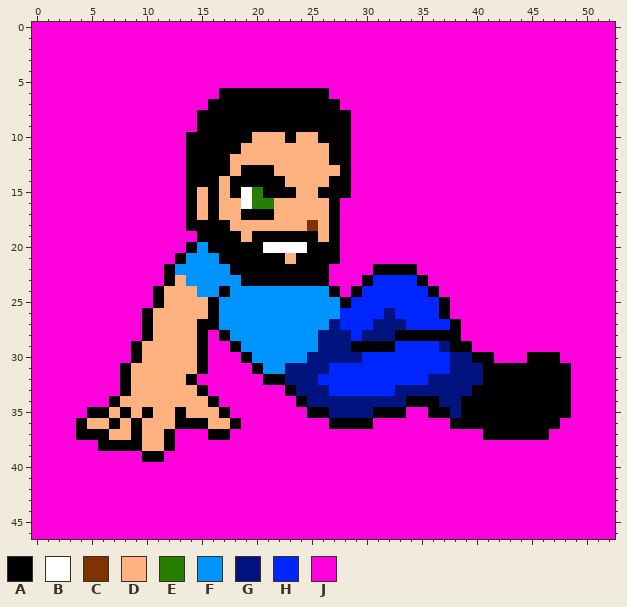
A pixel-art sprite gets an edit: chars/mb2/sprites/getting_up_0.png. The picture above was drawn from the file before the commit.
The file is 53x47 pixels.
Palette (. is transparent): A #000000  B #ffffff  C #7f3300  D #ffb27f  E #267f00  F #0094ff  G #00137f  H #0026ff  J #ff00dc
New version:
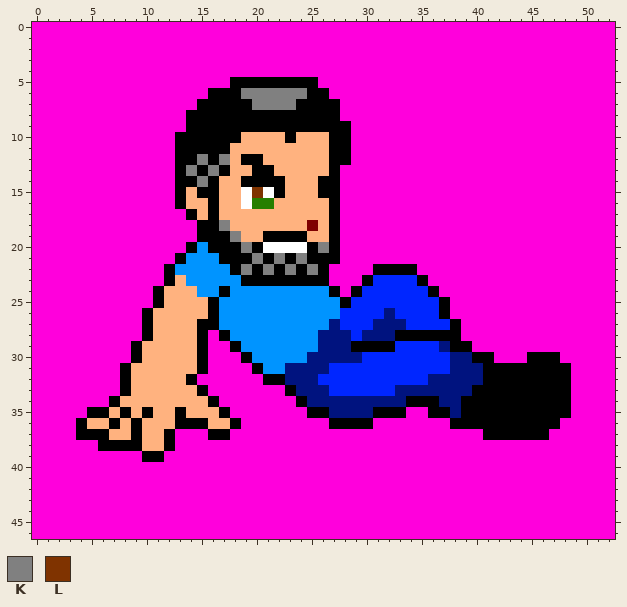
Colours new in this view: K #808080  L #7f3300
Diff:
{"colour":"C","old":"#7f3300","new":"#7f0000"}
{"y":5,"x":18,"old":"JJJJJJJJ","new":"AAAAAAAA"}
{"y":6,"x":16,"old":"J","new":"A"}
{"y":6,"x":19,"old":"AAAAAA","new":"KKKKKK"}
{"y":7,"x":15,"old":"J","new":"A"}
{"y":7,"x":20,"old":"AAAA","new":"KKKK"}
{"y":8,"x":14,"old":"J","new":"A"}
{"y":8,"x":28,"old":"A","new":"J"}
{"y":9,"x":14,"old":"J","new":"A"}
{"y":10,"x":13,"old":"J","new":"A"}
{"y":10,"x":19,"old":"A","new":"D"}
{"y":10,"x":26,"old":"A","new":"D"}
{"y":11,"x":13,"old":"J","new":"A"}
{"y":11,"x":18,"old":"A","new":"D"}
{"y":12,"x":13,"old":"J","new":"A"}
{"y":12,"x":15,"old":"A","new":"K"}
{"y":12,"x":17,"old":"A","new":"K"}
{"y":12,"x":19,"old":"DD","new":"AA"}
{"y":13,"x":13,"old":"JA","new":"AK"}
{"y":13,"x":16,"old":"A","new":"K"}
{"y":13,"x":19,"old":"A","new":"D"}
{"y":13,"x":27,"old":"DA","new":"AJ"}
{"y":14,"x":13,"old":"J","new":"A"}
{"y":14,"x":15,"old":"A","new":"K"}
{"y":14,"x":18,"old":"A","new":"D"}
{"y":14,"x":26,"old":"D","new":"A"}
{"y":14,"x":28,"old":"A","new":"J"}
{"y":15,"x":13,"old":"JAD","new":"ADA"}
{"y":15,"x":18,"old":"A","new":"D"}
{"y":15,"x":20,"old":"EA","new":"LB"}
{"y":15,"x":23,"old":"A","new":"D"}
{"y":15,"x":28,"old":"A","new":"J"}
{"y":16,"x":13,"old":"JA","new":"AD"}
{"y":17,"x":19,"old":"AAA","new":"DDD"}
{"y":18,"x":14,"old":"A","new":"J"}
{"y":18,"x":17,"old":"A","new":"K"}
{"y":19,"x":18,"old":"A","new":"K"}
{"y":19,"x":20,"old":"A","new":"D"}
{"y":19,"x":25,"old":"A","new":"D"}
{"y":20,"x":19,"old":"A","new":"K"}
{"y":20,"x":26,"old":"A","new":"K"}
{"y":21,"x":20,"old":"A","new":"K"}
{"y":21,"x":22,"old":"ADA","new":"KAK"}
{"y":22,"x":19,"old":"A","new":"K"}
{"y":22,"x":21,"old":"A","new":"K"}
{"y":22,"x":23,"old":"A","new":"K"}
{"y":22,"x":25,"old":"A","new":"K"}
{"label":"changed","picture_box":[175,77,351,275]}
